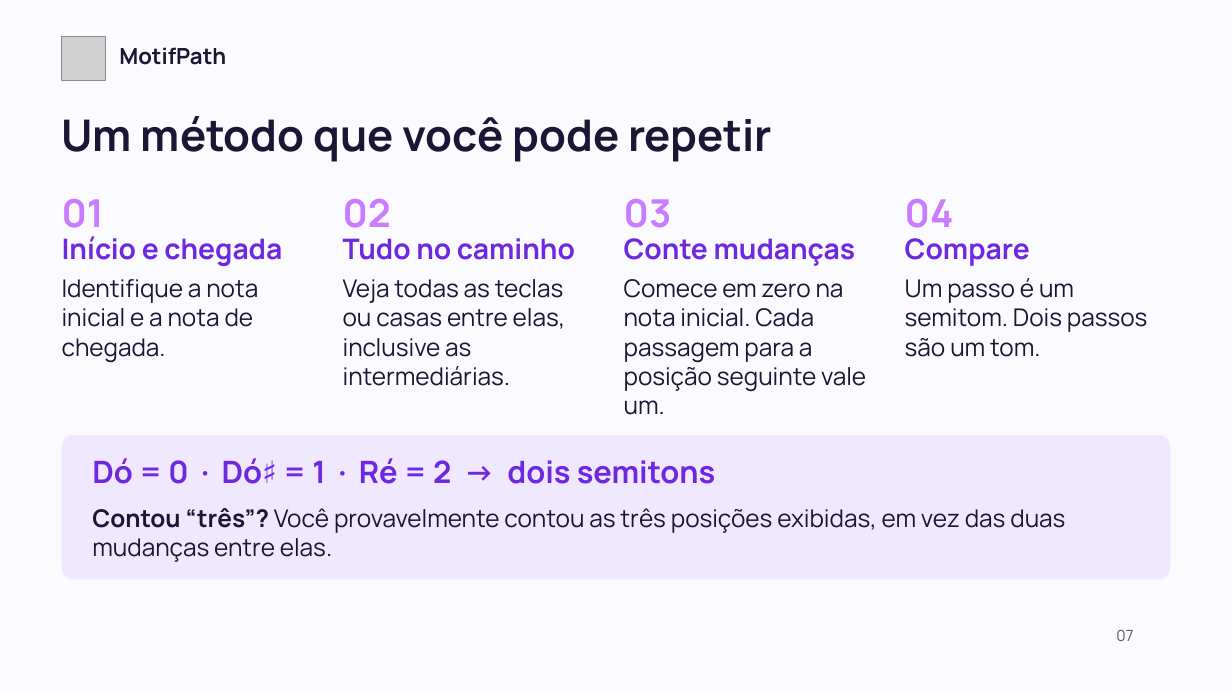
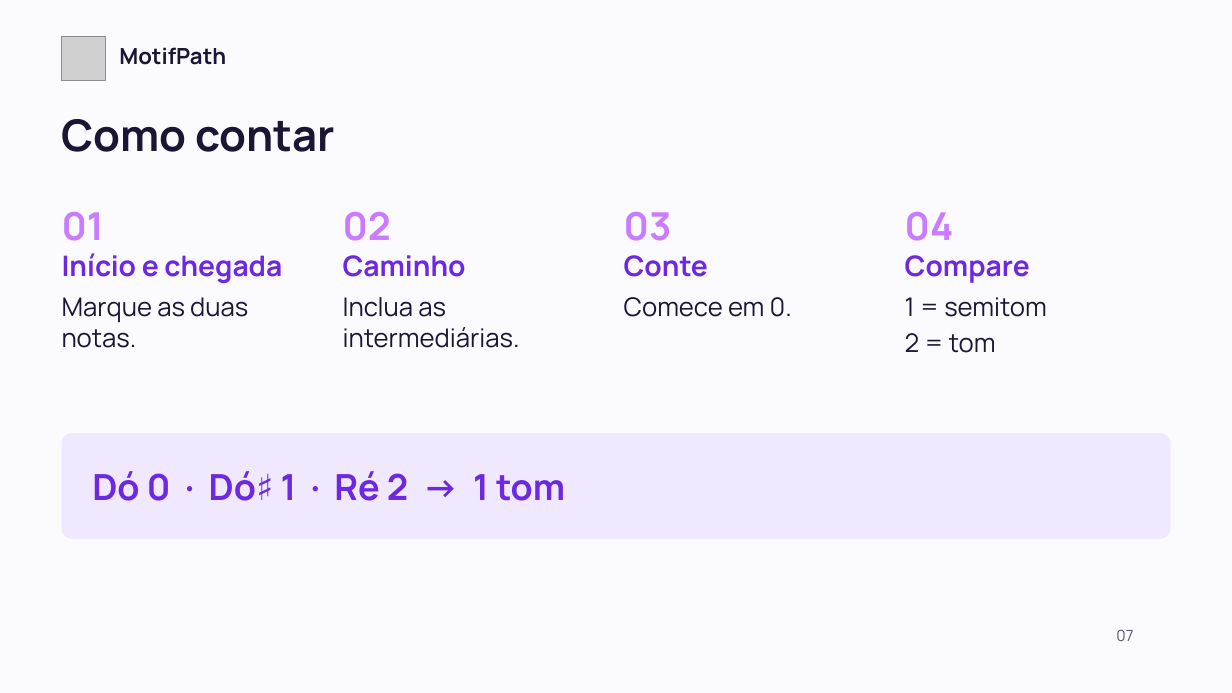
Before and after one commit to motifpath/motifpath-specs, a slide deck: slide 7 of curriculum/content/first-notes/slides/lesson-b.pt-BR.pptx. Drawn at 1232x693 pixels with LibreOffice and Linux fonts; fonts in the diff are those of the drawing; grey boxes stand for pictures. Boxes give left, top, right and bottom in pixels: in the first picture for what was removed or moved away, otherwise in the second. Text is boxed around its words. In the diff, an @@ line names an element or a change of style, - is before the commit and + after.

```diff
--- a/curriculum/content/first-notes/slides/lesson-b.pt-BR.pptx
+++ b/curriculum/content/first-notes/slides/lesson-b.pt-BR.pptx
@@ text at <box>62,119,335,152</box>: text changed @@
-Um método que você pode repetir
+Como contar
@@ 4 texts: place and size @@
-4 texts at <box>62,199,954,238</box>
+4 texts at <box>62,212,954,241</box>
@@ text "Início e chegada": place and size @@
-text "Início e chegada" at <box>62,236,282,266</box>
+text "Início e chegada" at <box>62,253,282,283</box>
@@ text at <box>343,255,466,277</box>: text changed @@
-Tudo no caminho
+Caminho
@@ text at <box>624,255,708,277</box>: text changed @@
-Conte mudanças
+Conte
@@ text "Compare": place and size @@
-text "Compare" at <box>905,238,1030,266</box>
+text "Compare" at <box>905,255,1030,283</box>
@@ text at <box>62,297,248,348</box>: text changed; size 19 to 20 pt @@
-Identifique a nota inicial e a nota de chegada.
+Marque as duas notas.
@@ text at <box>343,297,520,348</box>: text changed; size 19 to 20 pt @@
-Veja todas as teclas ou casas entre elas, inclusive as intermediárias.
+Inclua as intermediárias.
@@ text at <box>624,297,792,317</box>: text changed; size 19 to 20 pt @@
-Comece em zero na nota inicial. Cada passagem para a posição seguinte vale um.
+Comece em 0.
@@ text at <box>905,297,1047,353</box>: text changed; size 19 to 20 pt @@
-Um passo é um semitom. Dois passos são um tom.
+1 = semitom
+2 = tom
@@ rounded rectangle: place and size @@
-rounded rectangle at <box>62,435,1171,579</box>
+rounded rectangle at <box>62,433,1171,540</box>
@@ rounded rectangle at <box>62,433,1171,540</box>: proportions changed @@
@@ text at <box>92,471,565,501</box>: text changed; size 19 to 28 pt; text colour #1A1633 to #6D28E0; bold on @@
-Dó = 0 · Dó♯ = 1 · Ré = 2 → dois semitons
-Contou “três”? Você provavelmente contou as três posições exibidas, em vez das duas mudanças entre elas.
+Dó 0 · Dó♯ 1 · Ré 2 → 1 tom
```
Also in this commit, not shown: 11 other slides changed, 1 slide removed, 5 other files.
